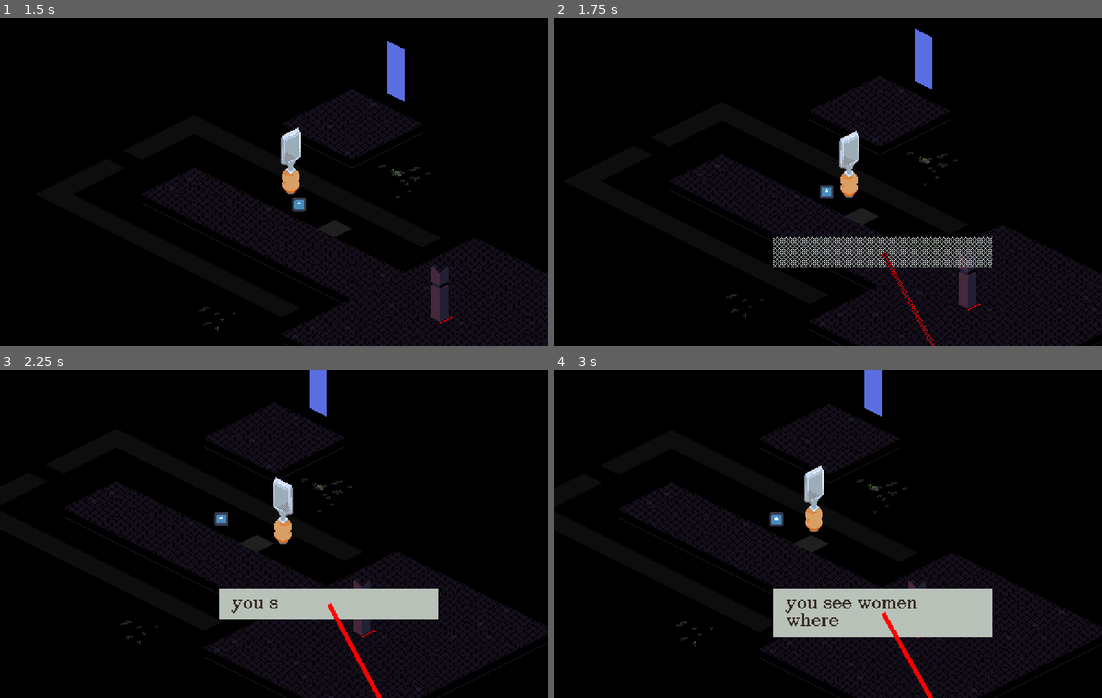
Above: before the commit, frames 1-4 (two rows, left to right).
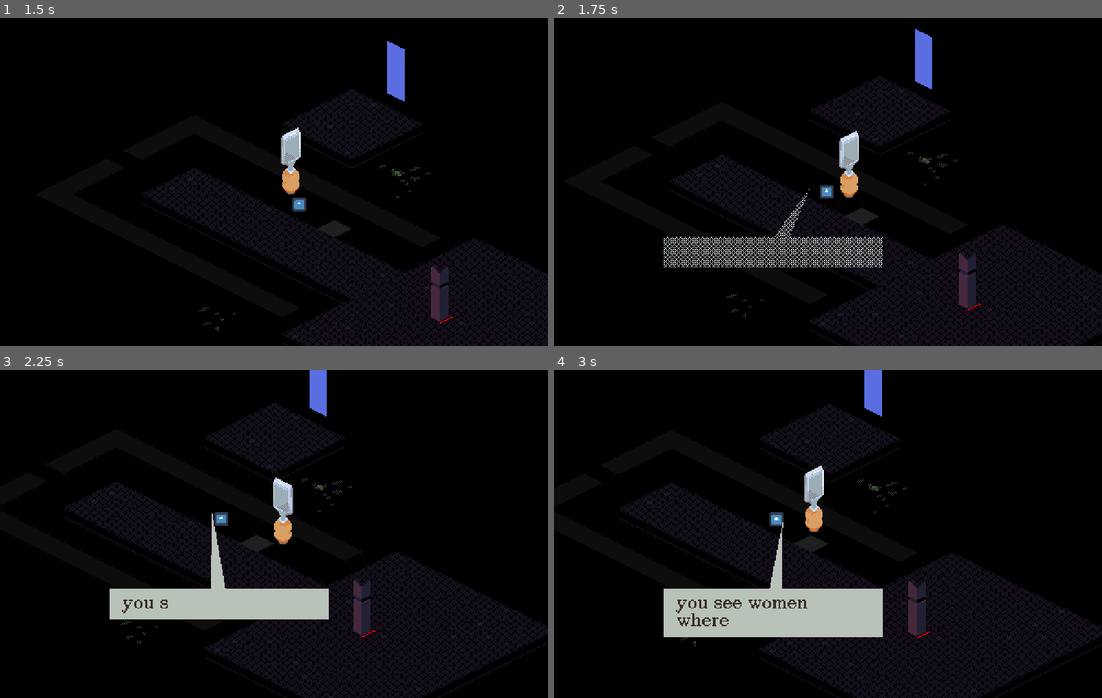
Above: after the commit, the same moments.

Repository: webcatzz/bad-dream
Game: Godot game, scene res://world/test.tscn
The game is run twice, just before and just after one commit, with the same random seed, the same clock (stepped at 60 frames per second) and the same inputs. The engine's default icon, where the game draws it, is replaced by a stand-in: a white triangle on a blue panel in a dark square.
Inputs (mouse positions are in pixels of both pictures, inside the frame that each line leads up to):
- Up to frame 1 (1.5 s): tap Enter (ui_accept) at 0.5 s; move the mouse to (394, 165) at 0.52 s; hold W (move_right) 0.53-1.28 s; hold Enter (ui_accept) 0.53-1.28 s; click (394, 165) at 0.67 s; move the mouse to (164, 198) at 1.27 s; hold S (move_down) from 1.28 s (still down); tap Shift (shift) at 1.35 s
- Up to frame 2 (1.75 s): keep holding S (move_down); tap Enter (ui_accept) at 1.52, 1.55 s
- Up to frame 3 (2.25 s): tap Enter (ui_accept) at 1.82 s; move the mouse to (328, 461) at 2.02 s; release S (move_down) at 2.03 s; hold W (move_right) from 2.03 s (still down); hold Enter (ui_accept) from 2.03 s (still down)
- Up to frame 4 (3 s): move the mouse to (800, 599) at 2.77 s; release W (move_right) at 2.78 s; release Enter (ui_accept) at 2.78 s; hold Q (move_up) from 2.78 s (still down); tap Shift (shift) at 2.85 s; click (800, 599) at 2.92 s

Frame 1 is identical in both runs. In frame 2, 1.6% of the frame differs, in the area x 20-80%, y 52-100%; in frame 3, 4.4%; in frame 4, 6.6%, in the area x 20-80%, y 46-100%.

Commit message:
added dialogue bubble tails

Diff:
--- a/node/actor/enemy_actor.gd
+++ b/node/actor/enemy_actor.gd
@@ -6,11 +6,13 @@
 
 	var path: PackedVector2Array = Battle.astar.get_point_path(data.position, target.position)
 	path.remove_at(0)
-	if path.size() > data.tiles_per_turn: path.resize(data.tiles_per_turn)
+	path.resize(min(data.tiles_per_turn, path.size() - 1))
 
 	# moving through path
-	for point: Vector2i in path:
-		data.move(point)
-		await get_tree().create_timer(0.2).timeout
-
-	data.turn_ended.emit()
+	if path:
+		for point: Vector2i in path:
+			data.move(point)
+			await get_tree().create_timer(0.2).timeout
+		data.turn_ended.emit()
+	else:
+		super()
--- a/node/dialogue/dialogue_bubble.gd
+++ b/node/dialogue/dialogue_bubble.gd
@@ -2,7 +2,8 @@
 ## Speech bubble label.
 
 
-var tail: Vector2
+var speaker_pos: Vector2
+var tail_polygon: PackedVector2Array
 
 
 func run(string: String) -> void:
@@ -26,14 +27,23 @@
 
 
 func _draw() -> void:
-	draw_line(size/2, tail, Color.RED, 4)
+	var center: Vector2 = size / 2
+	var camera_pos: Vector2 = get_viewport().get_camera_2d().get_target_position() - get_viewport_rect().size / 2
 
-	#var connecting_point: Vector2 = size / 2
-	#draw_colored_polygon([
-		#connecting_point + Vector2(-6, 0),
-		#connecting_point + Vector2(6, 0),
-		#connecting_point + tail
-	#], Color("#b8c2b9"))
-	#tail
+	tail_polygon = [
+		(speaker_pos - camera_pos) - (global_position + center) - Vector2(0, 24)
+	]
 
-	# TODO: dialogue bubble tail
+	tail_polygon[0] = tail_polygon[0].limit_length(tail_polygon[0].length() - 32)
+
+	var tail_angle: float = tail_polygon[0].angle()
+	tail_polygon.append(Vector2.from_angle(tail_angle + PI/2) * 8)
+	tail_polygon.append(Vector2.from_angle(tail_angle - PI/2) * 8)
+
+	tail_polygon = Geometry2D.clip_polygons(tail_polygon, [
+		-center, Vector2(center.x, -center.y),
+		center, Vector2(-center.x, center.y)
+	])[0]
+
+	draw_set_transform(size/2)
+	draw_colored_polygon(tail_polygon, Color("#b8c2b9"))
--- a/node/triggers/dialogue_trigger.gd
+++ b/node/triggers/dialogue_trigger.gd
@@ -7,5 +7,5 @@
 func trigger() -> void:
 	super()
 	monitorable = false
-	await Dialogue.small(text, Vector2(200, 200))
+	await Dialogue.bubble(Game.data.get_leader(), text, Vector2(100, 200))
 	monitorable = true
--- a/script/dialogue.gd
+++ b/script/dialogue.gd
@@ -5,13 +5,11 @@
 signal progressed ## Emitted when a new line is begun.
 
 
-func small(string: String, position: Vector2) -> void:
+func bubble(actor: Actor, string: String, position: Vector2) -> void:
 	var label: DialogueBubble = DialogueBubble.new()
 	label.position = position
-	label.tail = position
+
+	label.speaker_pos = actor.node.global_position
+
 	add_child(label)
 	await label.run(string)
-
-
-func say(actor: Actor, text: String) -> void:
-	pass
